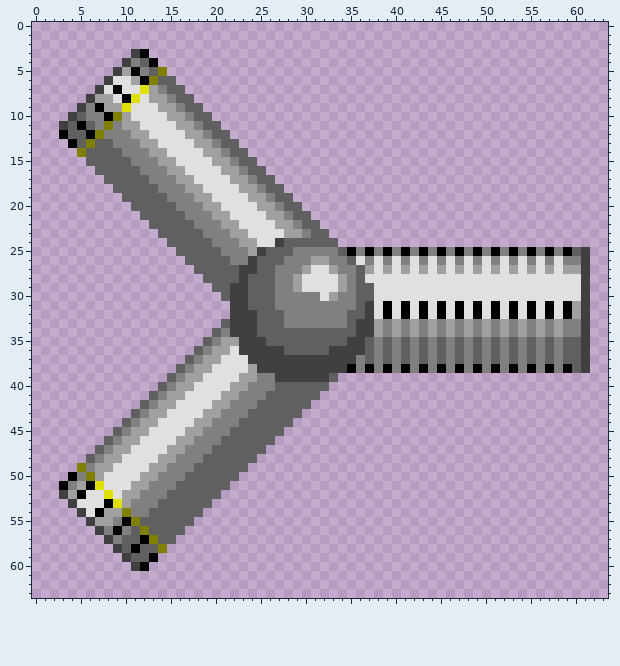
Edited in one commit: pixel-art file (dev/out/attachfork.ase). The picture above was drawn from the file before the commit.
64x64 pixels, 1 frame. The old version is drawn lined up with the new one.
Now the later version:
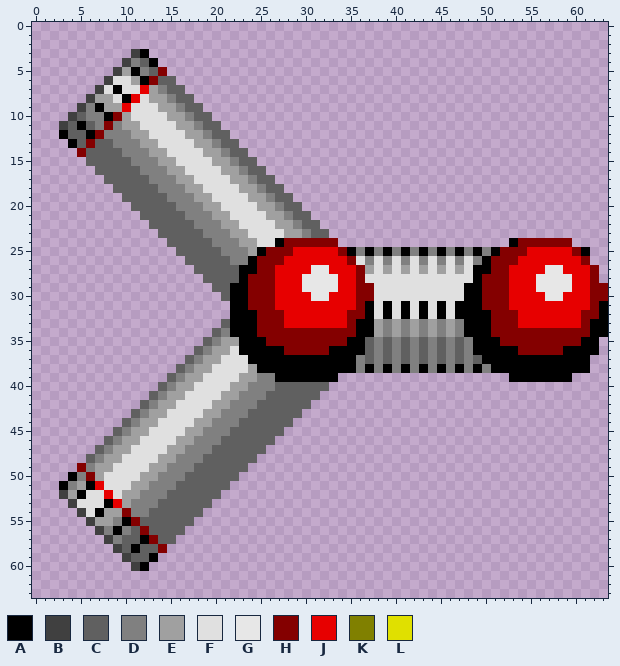
Palette (. is transparent): A #000000  B #404040  C #606060  D #808080  E #a0a0a0  F #e0e0e0  G #e7e7e7  H #840000  J #e70000  K #808000  L #e0e000
What changed:
whole drawing moved by -2,+0 (the old picture is shown already moved)
y 5: x 14 K -> H
y 6: x 13 K -> H
y 7: x 12 L -> J
y 8: x 11 L -> J
y 9: x 10 L -> J
y 10: x 9 K -> H
y 11: x 8 K -> H
y 12: x 7 K -> H
y 13: x 6 K -> H
y 14: x 5 K -> H
y 24: x 27..33 BCCCCCC -> AHHHHHH; x 53..59 ....... -> AHHHHHH
y 25: x 25..34 BCCCDDDDDC -> AHHHJJJJJH; x 52..61 DADADADACB -> HHHJJJJJHA
y 26: x 24..35 BCCCDDDEEDDC -> AHHHJJJJJJJH; x 50..61 FDFDFDFDFDDB -> AHHHJJJJJJJH
y 27: x 23..36 BBCCDDDEFFEDDC -> AAHHJJJJGGJJJH; x 49..62 EFEFEFEFEFEEB. -> AAHHJJJJGGJJJH
y 28: x 23..36 BCCCDDEFFFFEDC -> AHHHJJJGGGGJJH; x 49..62 FFFFFFFFFFFFB. -> AHHHJJJGGGGJJH
y 29: x 22..37 BBCCCDDEFFFFEDCC -> AAHHHJJJGGGGJJHH; x 48..63 FFFFFFFFFFFFFB.. -> AAHHHJJJGGGGJJHH
y 30: x 22..37 BBCCCDDDDDFEDDCC -> AAHHHJJJJGGJJJHH; x 48..63 FFFFFFFFFFFFFB.. -> AAHHHJJJJGGJJJHH
y 31: x 22..37 BBCCCDDDDDDDDDCB -> AAHHHJJJJJJJJJHA; x 48 F -> A; x 50..63 FAFAFAFAFAEB.. -> HHHJJJJJJJJJHA
y 32: x 22..37 BBBCCCDDDDDDDCCB -> AAAHHHJJJJJJJHHA; x 48 F -> A; x 50..63 FAFAFAFAFAEB.. -> AHHHJJJJJJJHHA
y 33: x 22..37 BBBCCCDDDDDDDCBB -> AAAHHHJJJJJJJHAA; x 48..63 EDEDEDEDEDEDDB.. -> AAAHHHJJJJJJJHAA
y 34: x 22..37 BBBCCCCCCCCCCCBB -> AAAHHHHHHHHHHHAA; x 48..63 EDEDEDEDEDEDDB.. -> AAAHHHHHHHHHHHAA
y 35: x 23..36 BBBCCCCCCCCCBB -> AAAHHHHHHHHHAA; x 49..62 CDCDCDCDCDCCB. -> AAAHHHHHHHHHAA
y 36: x 23..36 BBBBBCCCCCBBBB -> AAAAAHHHHHAAAA; x 49..62 CDCDCDCDCDCCB. -> AAAAAHHHHHAAAA
y 37: x 24..35 BBBBBBBBBBBB -> AAAAAAAAAAAA; x 50..61 DCDCDCDCDCCB -> AAAAAAAAAAAA
y 38: x 25..34 BBBBBBBBBB -> AAAAAAAAAA; x 52 D -> A; x 54 D -> A; x 56 D -> A; x 58 D -> A; x 60..61 CB -> AA
y 39: x 27..33 BBBBBBC -> AAAAAAA; x 53..59 ....... -> AAAAAAA
y 49: x 5 K -> H
y 50: x 6 K -> H
y 51: x 7 L -> J
y 52: x 8 L -> J
y 53: x 9 L -> J
y 54: x 10 K -> H
y 55: x 11 K -> H
y 56: x 12 K -> H
y 57: x 13 K -> H
y 58: x 14 K -> H
Changed places in both pictures, as pixel boxes (x1, y1, x2, y2):
changed: (77, 67, 167, 157)
changed: (230, 238, 374, 382)
changed: (464, 238, 608, 382)
changed: (77, 463, 167, 553)
